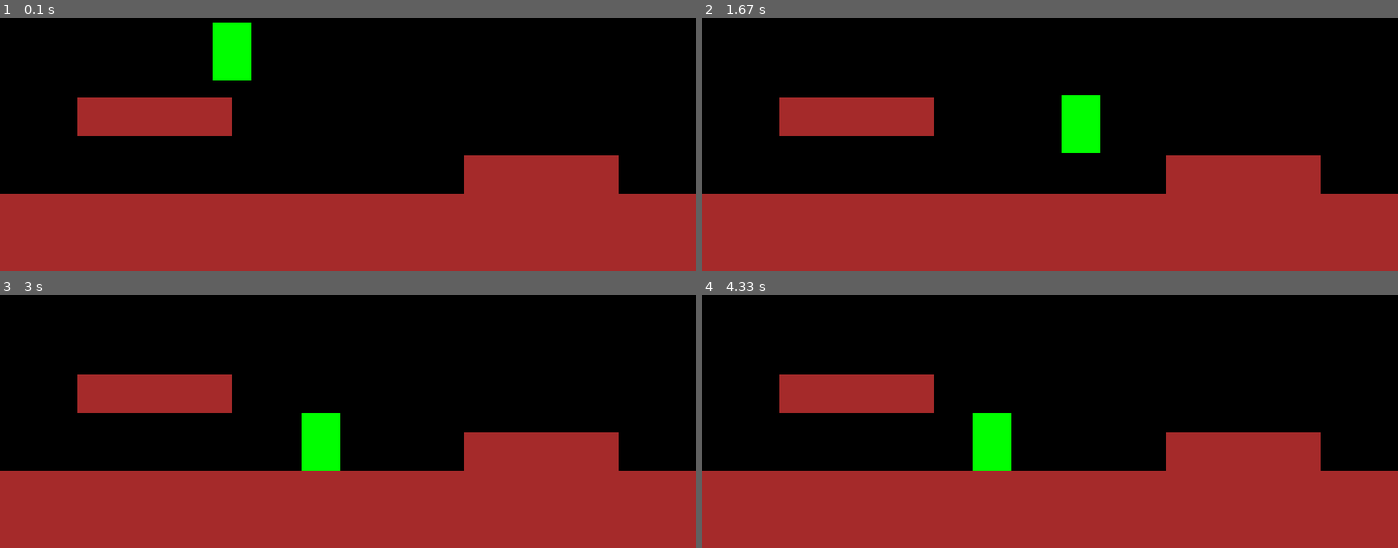
Above: before the commit, frames 1-4 (two rows, left to right).
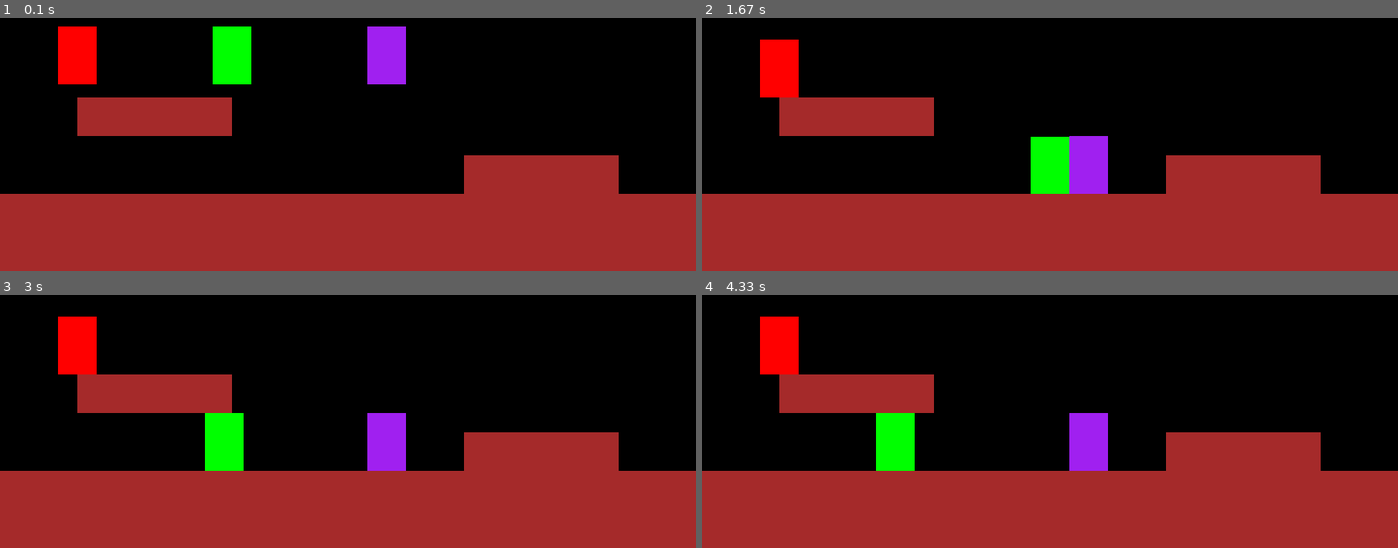
Above: after the commit, the same moments.

Repository: ThisProgrammerG/tile_collision_pygame
Game: pygame game, started from main.py
Same seed, same stepped clock (60 frames per second), same inputs: the game is played once before the commit and once after it.
Inputs:
- Up to frame 1 (0.1 s): no input
- Up to frame 2 (1.67 s): tap W at 0.33 s; hold Right 0.67-1.13 s; hold Up 1.17-1.47 s; hold Right from 1.5 s (still down)
- Up to frame 3 (3 s): release Right at 1.97 s; hold Left 2-2.53 s; tap W at 2.57 s; hold Down from 2.9 s (still down)
- Up to frame 4 (4.33 s): release Down at 3.2 s; hold Left 3.23-3.63 s; hold Right from 4.07 s (still down)

The runs differ from the first frame. In frame 1, 2.7% of the frame differs, in the area x 8-59%, y 1-27%; in frame 2, 4.6%; in frame 3, 5.1%, in the area x 8-59%, y 8-70%; in frame 4, 5.1%.

Commit message:
Work on grounding.

Diff:
--- a/main.py
+++ b/main.py
@@ -3,7 +3,7 @@
 
 
 SIZE = pygame.Rect((0, 0), (900, 500))
-GRAVITY = pygame.Vector2(0, 3)
+GRAVITY = pygame.Vector2(0, 3.5)
 
 class Drawable:
     def __init__(self, size, position, color, anchor='center'):
@@ -35,7 +35,7 @@
     def apply_force(self, force):
         self.velocity += force
 
-    def move(self):
+    def handle_movement(self):
         if not (self.directions['left'] and self.directions['right']):
             self.acceleration.x = 0
             self.velocity.x = 0
@@ -54,35 +54,32 @@
             self.acceleration.y += self.speed
 
     def handle_collision(self, objects):
-        self.grounded = False
-        rect = self.rect.copy()
-        #print('Collision:', self.velocity)
+        """ Handle collision BEFORE velocity is added to position BUT after movement and physics, in that order. """
 
-        # TODO moving left and right while on top near corners. Already colliding
-        # TODO have to take velocity into consideration, if velocity would collide move back.
-        # TODO but movement is already calculated into the rect
+        horizontal_rect = self.rect.move(self.velocity.x, 0)
+        vertical_rect = self.rect.move(0, self.velocity.y)
 
         for obj in objects:
-            if obj.rect.colliderect(rect.x + self.velocity.x, rect.y, rect.width, rect.height):
+            if obj.rect.colliderect(horizontal_rect):
                 if self.velocity.x > 0:
-                    rect.right = obj.rect.left
+                    self.rect.right = obj.rect.left
                 if self.velocity.x < 0:
-                    rect.left = obj.rect.right
+                    self.rect.left = obj.rect.right
                 self.velocity.x = 0
-
-            if obj.rect.colliderect(rect.x, rect.y + self.velocity.y, rect.width, rect.height):
+            if obj.rect.colliderect(vertical_rect):
                 if self.velocity.y > 0:
-                    rect.bottom = obj.rect.top
+                    self.rect.bottom = obj.rect.top
                     self.grounded = True
                 if self.velocity.y < 0:
-                    rect.top = obj.rect.bottom
+                    self.rect.top = obj.rect.bottom
                 self.velocity.y = 0
 
-        self.position.update(rect.center)
-        #self.rect.center = self.position
+
+        self.position.update(self.rect.center)
 
     def handle_forces(self):
         if not self.grounded:
+            print('Applying gravity.')
             self.apply_force(GRAVITY)
 
         self.velocity += self.acceleration
@@ -97,13 +94,12 @@
         if abs(self.velocity.y) <= 0.1:
             self.velocity.y = 0
 
-
-
     def update(self, events, collision_group=None):
         self.handle_events(events)
-        self.move()
+        self.handle_movement()
         self.handle_forces()
 
+        self.grounded = False  # TODO Grounded is not being set
         for group in collision_group:
             self.handle_collision(group)
 
@@ -150,7 +146,7 @@
     tile_2 = Tile(size=(200, 50), position=(700, 375), color='brown')
 
     players = [player]
-    enemies = []  # [enemy_1, enemy_2]
+    enemies = [enemy_1, enemy_2]
     tiles = [tile_ground, tile_1, tile_2]
 
     while running:
